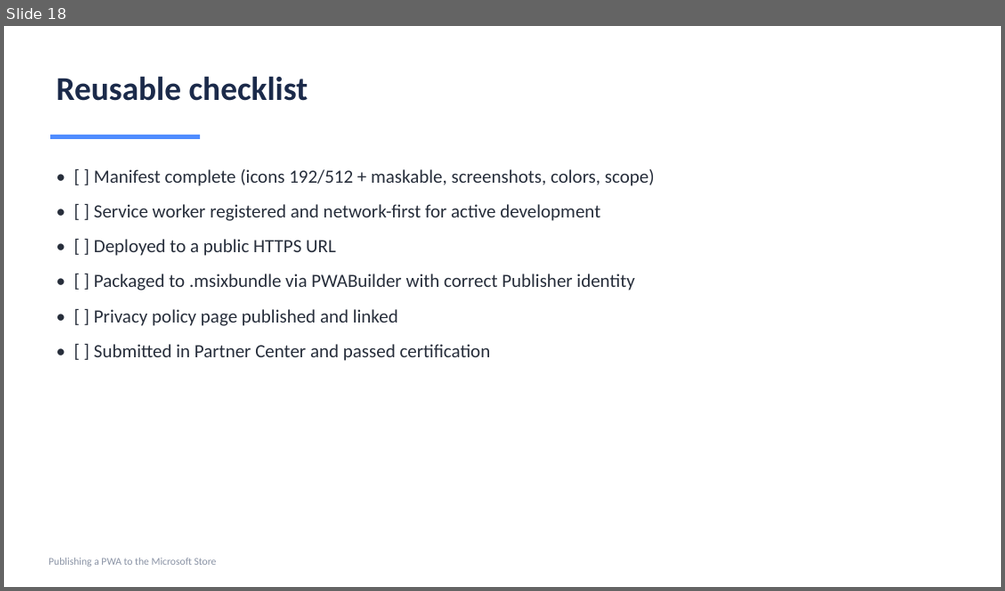
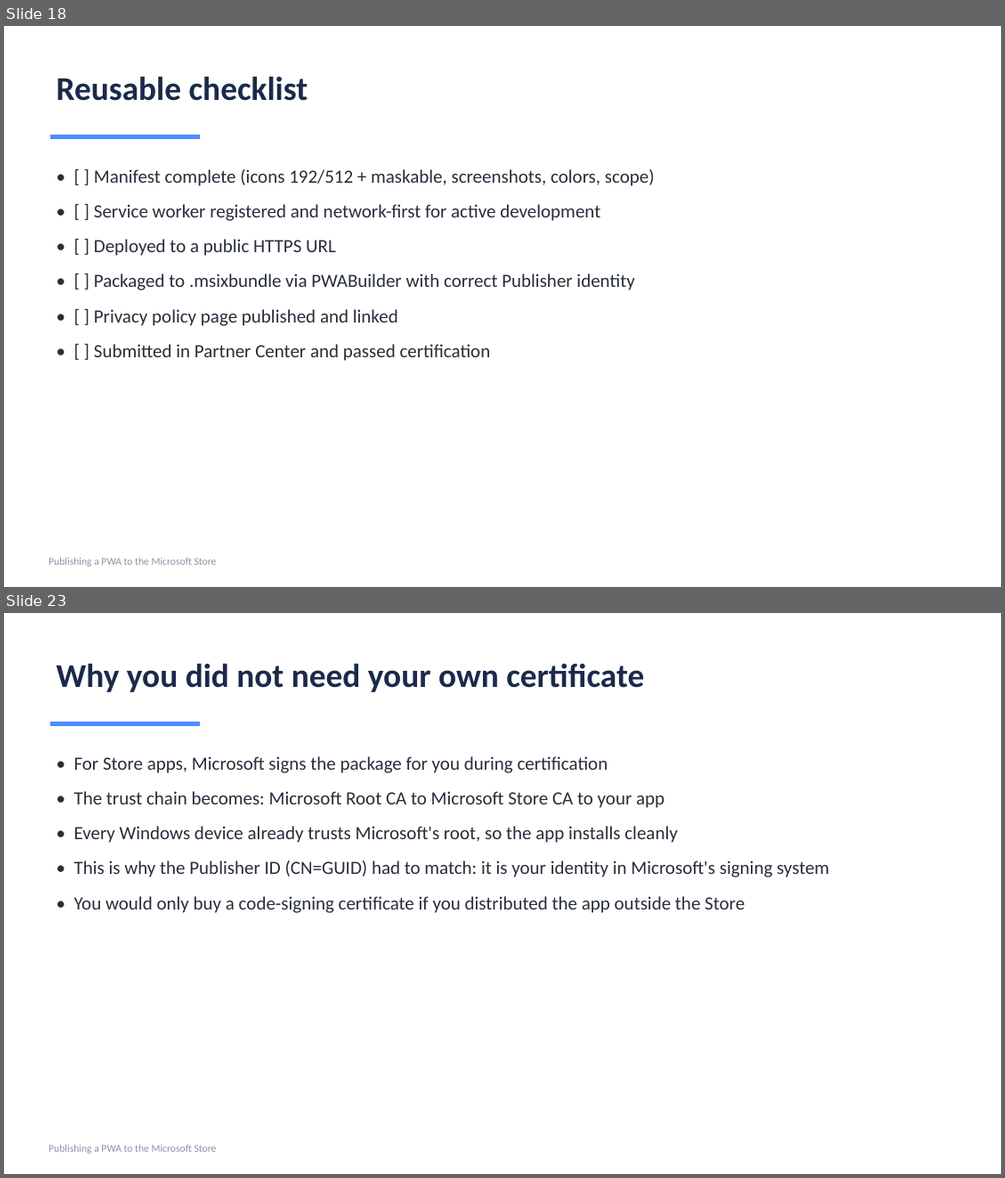
Before and after one commit to vijayatmicrosoft/number-tiles-pwa, a slide deck: Publishing-PWA-to-Microsoft-Store.pptx. Shown one above the other, each under a label of ours: slide 18 before the commit, slides 18 and 23 after it; the slides between them are not shown. The pictures are 1005x591 and 1005x1178 pixels, drawn with LibreOffice and Linux fonts; fonts in the diff are those of the drawing. Boxes give left, top, right and bottom in pixels: in the first picture for what was removed or moved away, otherwise in the second. Text is boxed around its words. In the diff, an @@ line names an element or a change of style, - is before the commit and + after.

Commit message:
Add Code Signing and Certificates section (divider + 5 slides)

```diff
--- a/Publishing-PWA-to-Microsoft-Store.pptx
+++ b/Publishing-PWA-to-Microsoft-Store.pptx
@@ slide 23 added at bbox=[4, 613, 1001, 1174], background #FFFFFF @@
@@ text added at bbox=[57, 663, 644, 692], 32 pt, text #1B2A4A, bold @@
+Why you did not need your own certificate
@@ rectangle added at bbox=[50, 722, 200, 726], fill #4F8CFF @@
@@ text added at bbox=[74, 756, 829, 913], 18 pt, text #272E3B @@
+• For Store apps, Microsoft signs the package for you during certification
+• The trust chain becomes: Microsoft Root CA to Microsoft Store CA to your app
+• Every Windows device already trusts Microsoft's root, so the app installs cleanly
+• This is why the Publisher ID (CN=GUID) had to match: it is your identity in Microsoft's signing system
+• You would only buy a code-signing certificate if you distributed the app outside the Store
@@ text added at bbox=[48, 1144, 217, 1153], 10 pt, text #8A93A5 @@
+Publishing a PWA to the Microsoft Store
```
Also in this commit, not shown: 5 other slides added, 1 other file.
